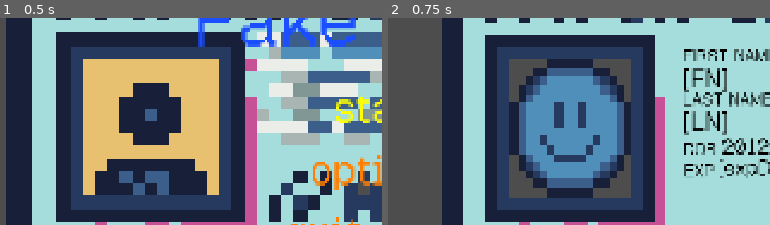
Above: before the commit, frames 1-2 (left to right).
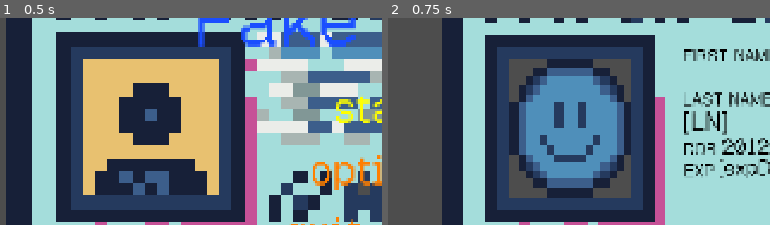
Above: after the commit, the same moments.

Repository: itstntcraft123/fake-an-id
Game: Godot game, scene res://scenes/main_menu.tscn
Two runs of this game, one before a commit and one after it. Both use one fixed random seed, a clock stepped at 60 frames per second and the inputs below.
Inputs:
- Up to frame 1 (0.5 s): no input
- Up to frame 2 (0.75 s): click "[color=#ffffff00]> [/color]st…" at 0.5 s
The pictures show only the part of the screen within x 0-50%, y 25-75%; the shares and areas given below are measured in that part.

Frame 1 is identical in both runs. In frame 2, 0.6% of the frame differs, in the area x 77-89%, y 24-36%.
Error after the commit: Attempt to call function 'get_as_text' in base 'null instance' on a null instance. (res://scripts/utils.gd:121)

Commit message:
added framework for first name choosing
it is based off of sexualizing names to make it more realistic D:

Diff:
--- a/scripts/game.gd
+++ b/scripts/game.gd
@@ -3,12 +3,16 @@
 @export var escape_screen: PackedScene
 
 func _ready() -> void:
+	var gender := Utils.random_gender()
+
 	$UI/Control/DriversClassLabel/DriversClass.text = Utils.random_class()
+
+	$UI/Control/FirstNameLabel/FirstName.text = Utils.random_first_name(gender)
 
 	$UI/Control/DoBLabel/DoB.text = Utils.random_dob()
 	# $UI/Control/ExpireDateLabel/EXPDate.text = Utils.random_expDate()
 
-	$UI/Control/SexLabel/Sex.text = Utils.random_gender()
+	$UI/Control/SexLabel/Sex.text = gender
 	$UI/Control/HeightLabel/Height.text = Utils.random_height()
 	$UI/Control/HairLabel/HairColor.text = Utils.random_hair_color()
 	$UI/Control/WeightLabel/Weight.text = Utils.random_weight()
--- a/scripts/utils.gd
+++ b/scripts/utils.gd
@@ -5,12 +5,21 @@
 func _ready() -> void:
 	randomize()
 
-func random_name() -> String:
+
+
+func random_first_name(gender: String) -> String:
 	var data = read_data("names.json")
 
-	var first: Array = data["first_names"]
-	var last: Array = data["last_names"]
-	return random(first) + random(last)
+	var male: Array = data["male_first_names"]
+	var female: Array = data["female_first_names"]
+
+	match gender:
+		"M":
+			return random(male)
+		"F":
+			return random(female)
+		_:
+			return random(male + female)
 
 func random_address() -> String:
 	var data = read_data("addresses.json")
